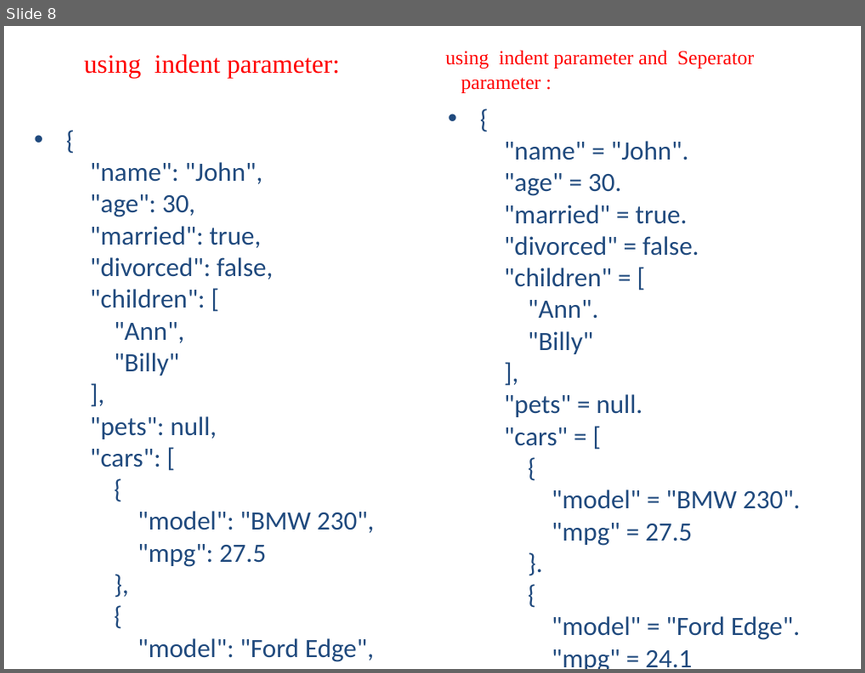
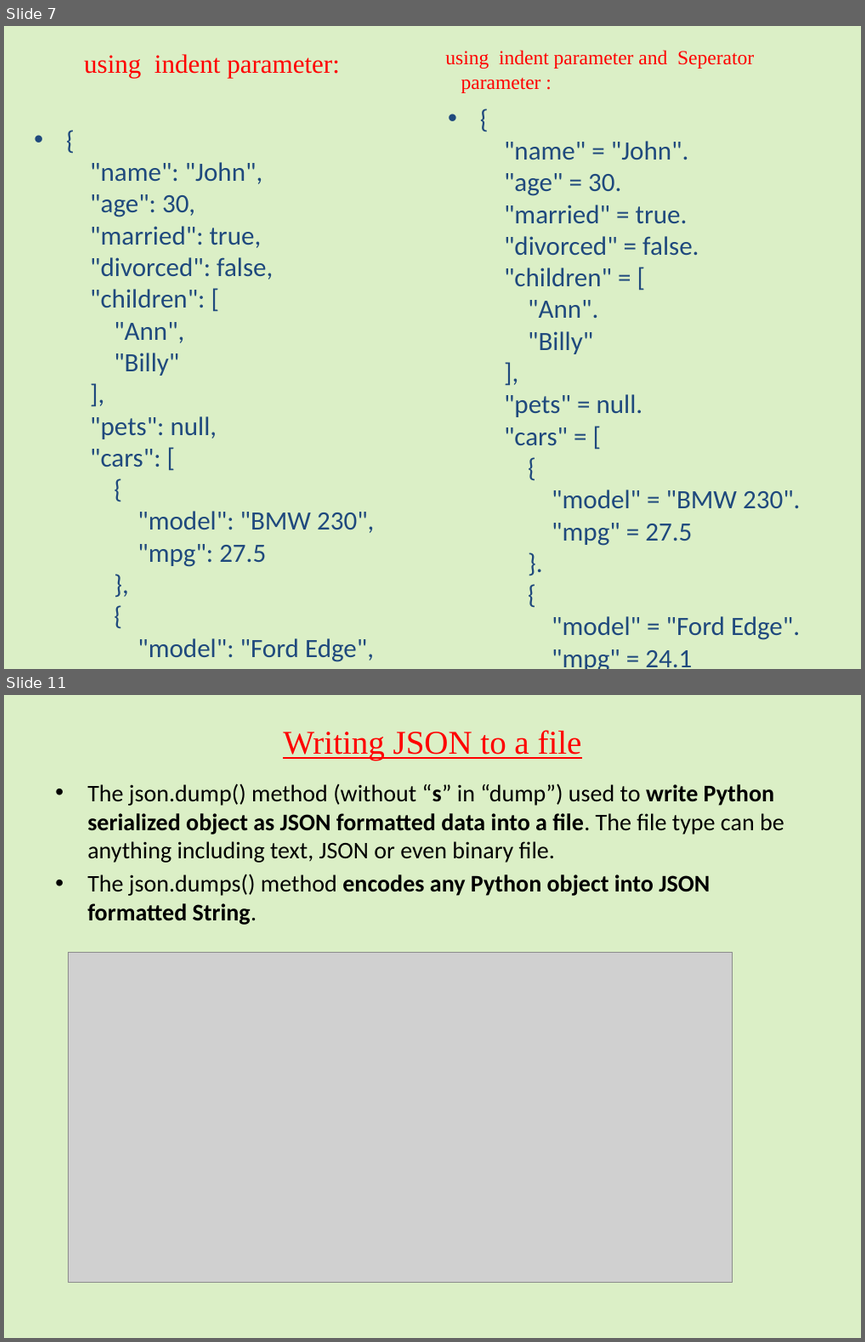
Before and after one commit to jaseela65/python_newPrgm, a slide deck: JSON in Python.pptx. Shown one above the other, each under a label of ours: slide 8 before the commit, slides 7 and 11 after it; the slides between them are not shown. The pictures are 865x673 and 865x1342 pixels, drawn with LibreOffice and Linux fonts; fonts in the diff are those of the drawing; grey boxes stand for pictures. Boxes give left, top, right and bottom in pixels: in the first picture for what was removed or moved away, otherwise in the second. Text is boxed around its words. In the diff, an @@ line names an element or a change of style, - is before the commit and + after.

```diff
--- a/JSON in Python.pptx
+++ b/JSON in Python.pptx
@@ slide 11 added at box(4, 695, 861, 1338), background #92D050 at 32% opacity @@
@@ title added at box(283, 730, 582, 760), 27.9 pt, text #FF0000, underline @@
+Writing JSON to a file
@@ text added at box(87, 783, 784, 925), 20 pt, text #000000 @@
+• The json.dump() method (without “s” in “dump”) used to write Python serialized object as JSON formatted data into a file. The file type can be anything including text, JSON or even binary file.
+• The json.dumps() method encodes any Python object into JSON formatted String.
@@ picture added at box(69, 952, 732, 1281) @@
@@ what was slide 8 is now slide 7 @@
@@ slide 7 changed as well @@
@@ background #FFFFFF to #92D050 at 32% opacity @@
```
Also in this commit, not shown: 7 other slides changed, 6 other slides added, 2 slides removed.
